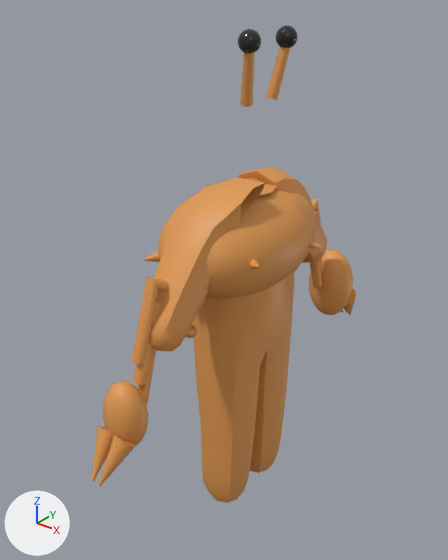
The glTF model assets/shared/costumes/costume_crab.glb, before and after one commit.
The view is the same before and after, from a 50 mm lens placed at (1.258, -1.694, 2.129), pointed at (-0.108, 0.014, 1.07). Lighting does not change. The marker at lower left points along +X, +Y and +Z. The picture after the commit comes second.

Names of what the first picture shows: 'carapace', 'clawL', 'clawR', 'leg-10', 'pincerR0', 'pincerR1', 'stalk-1', 'stalk1', 'suit' and 11 more.
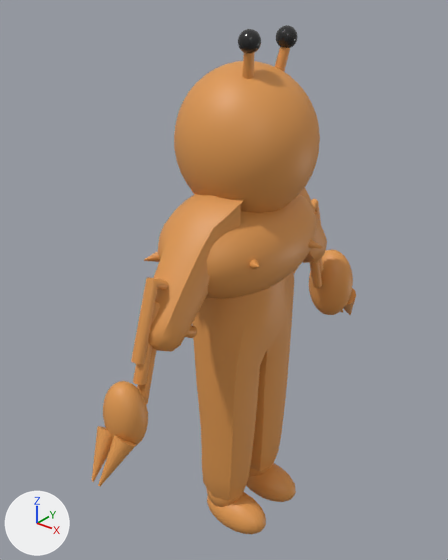
Pixel boxes [x1, y1, x2, y2] of what changed, in the pictures (448 x 560 px):
'head', added (orange): after [174, 61, 320, 213]
'bootR', added (orange): after [207, 492, 266, 534]
'bootL', added (brown): after [246, 463, 296, 502]
'ankleR', added: after [206, 488, 243, 507]
'ankleL', added (mostly hidden): after [249, 464, 273, 476]

Edits to the bpy script that builds the scene:
```text
Add me_head:
    me_head.from_pydata(...)  # an icosphere of 1280 faces spanning x -0.249..0.249, y -0.239..0.239, z 1.37..1.89
    me_head.materials.append(mat_shell)
Add me_bootr:
    me_bootr.from_pydata(...)  # a UV sphere (18 segments, 12 rings, poles along z) spanning x -0.088..0.208, y -0.195..-0.035, z -0.01..0.15
    me_bootr.materials.append(mat_shell)
Add me_bootl:
    me_bootl.from_pydata(...)  # a UV sphere (18 segments, 12 rings, poles along z) spanning x -0.088..0.208, y 0.035..0.195, z -0.01..0.15
    me_bootl.materials.append(mat_shell)
Add me_ankler:
    me_ankler.from_pydata(...)  # a UV sphere (16 segments, 10 rings, poles along z) spanning x -0.08..0.08, y -0.195..-0.035, z 0.07..0.25
    me_ankler.materials.append(mat_shell)
Add me_anklel:
    me_anklel.from_pydata(...)  # a UV sphere (16 segments, 10 rings, poles along z) spanning x -0.08..0.08, y 0.035..0.195, z 0.07..0.25
    me_anklel.materials.append(mat_shell)
Add ob_head:
    ob_head = bpy.data.objects.new('head', me_head)
    ob_head.location = (0.0, 0.0, 0.0)
Add ob_bootr:
    ob_bootr = bpy.data.objects.new('bootR', me_bootr)
    ob_bootr.location = (0.0, 0.0, 0.0)
Add ob_bootl:
    ob_bootl = bpy.data.objects.new('bootL', me_bootl)
    ob_bootl.location = (0.0, 0.0, 0.0)
Add ob_ankler:
    ob_ankler = bpy.data.objects.new('ankleR', me_ankler)
    ob_ankler.location = (0.0, 0.0, 0.0)
Add ob_anklel:
    ob_anklel = bpy.data.objects.new('ankleL', me_anklel)
    ob_anklel.location = (0.0, 0.0, 0.0)
```
